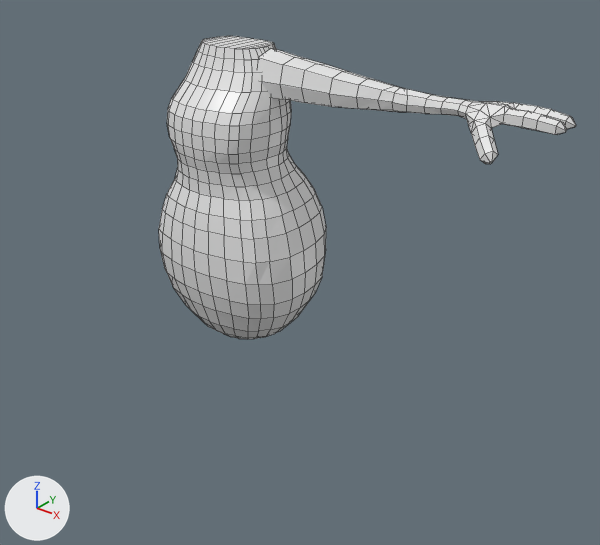
Before and after pictures for a commit that changed the Blender file resources/meshes/characters/bellwether.blend.
The view is the same before and after, from a 50 mm lens placed at (1.57, -1.67, 1.85), pointed at (0.14, 0.13, 0.74). Lighting does not change. The marker at lower left points along +X, +Y and +Z. Mesh edges are drawn as thin lines.

Objects in the first picture: 'arm', 'torso'.
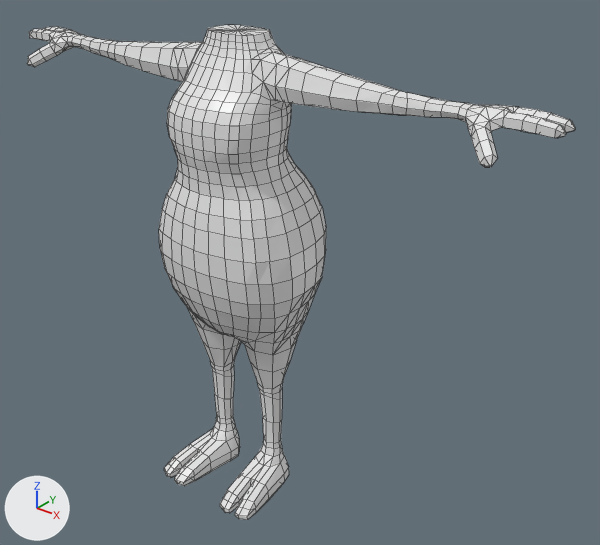
Scene script edits in JSON lines:
```json
{"block": "me_cube", "where": "# used by ob_torso; location = (0.0, 0.0, 1.0)"}
{"op": "remove", "block": "me_cube", "code": "me_cube.from_pydata(...)  # 344 vertices, 325 faces; spans x 0.0..0.251, y -0.178..0.254, z -0.464..0.426"}
{"op": "add", "block": "me_cube", "code": "me_cube.from_pydata(...)  # 732 vertices, 824 faces; spans x 0.0..0.942, y -0.217..0.254, z -0.99..0.458"}
{"block": "me_cube", "change": "me_cube part 1: 55 vertices moved from x 0.0..0.168, y -0.101..0.122, z 0.144..0.426 to x 0.0..0.166, y -0.101..0.123, z 0.144..0.458; 26 vertices removed from x 0.0..0.164, y -0.058..0.117, z 0.28..0.426; 264 vertices added at x 0.0..0.942, y -0.12..0.123, z 0.268..0.458"}
{"block": "me_cube", "change": "me_cube part 2: 15 vertices moved from x 0.0..0.209, y -0.13..0.178, z -0.461..-0.307 to x 0.0..0.213, y -0.13..0.182, z -0.464..-0.307; 55 vertices removed from x 0.0..0.195, y -0.074..0.15, z -0.464..-0.307; 205 vertices added at x 0.0..0.214, y -0.217..0.156, z -0.99..-0.307"}
{"op": "remove", "block": "ob_arm", "code": ["ob_arm = bpy.data.objects.new('arm', me_cube_001)", "ob_arm.location = (0.5, 0.0, 1.001)"]}
```

What differs and where, as boxes [x1, y1, x2, y2] in the pictures (600 x 545 px):
```json
{"object": "torso", "change": "reshaped", "before": [159, 36, 326, 339], "after": [27, 25, 575, 520], "on screen": "227% wider, 63% taller"}
{"object": "arm", "change": "deleted", "before": [257, 48, 576, 164]}
{"part": 1, "of": "me_cube", "change": "built on", "before": [168, 37, 291, 162], "after": [27, 25, 575, 167]}
{"part": 2, "of": "me_cube", "change": "built on", "before": [175, 289, 313, 339], "after": [164, 289, 315, 520]}
```
